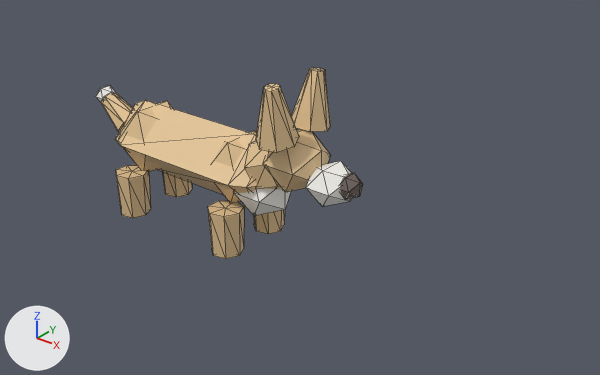
The glTF model public/studio/v2.15.0/d_corgi/model.glb, before and after one commit.
One viewpoint serves both versions: a 50 mm lens placed at (6.28, -6.02, 4.73), pointed at (1.24, 0.27, 0.83). Arrows for +X, +Y and +Z are at lower left; the lights stay in place. The older version comes first. Mesh edges are drawn as thin lines. Where no turn or scale is listed for an object, it has been applied to the vertices.

Before the edit, the objects in view are built like this:
```python
ob_part0 = bpy.data.objects.new('part0', me_geometry_0)
ob_part0.location = (0.0, 0.0, 0.0)
ob_part1 = bpy.data.objects.new('part1', me_geometry_1)
ob_part1.location = (0.0, 0.0, 0.0)
ob_part10 = bpy.data.objects.new('part10', me_geometry_10)
ob_part10.location = (0.0, 0.0, 0.0)
ob_part2 = bpy.data.objects.new('part2', me_geometry_2)
ob_part2.location = (0.0, 0.0, 0.0)
ob_part3 = bpy.data.objects.new('part3', me_geometry_3)
ob_part3.location = (0.0, 0.0, 0.0)
ob_part4 = bpy.data.objects.new('part4', me_geometry_4)
ob_part4.location = (0.0, 0.0, 0.0)
ob_part5 = bpy.data.objects.new('part5', me_geometry_5)
ob_part5.location = (0.0, 0.0, 0.0)
ob_part6 = bpy.data.objects.new('part6', me_geometry_6)
ob_part6.location = (0.0, 0.0, 0.0)
ob_part8 = bpy.data.objects.new('part8', me_geometry_8)
ob_part8.location = (0.0, 0.0, 0.0)
# also in view: 'part12' at (0.73, 0.35, 0.4); 'part13' at (0.73, -0.35, 0.4); 'part14' at (-0.77, 0.35, 0.4); 'part15' at (-0.77, -0.35, 0.4); 'part7' at (1.39, -0.26, 1.86)
```
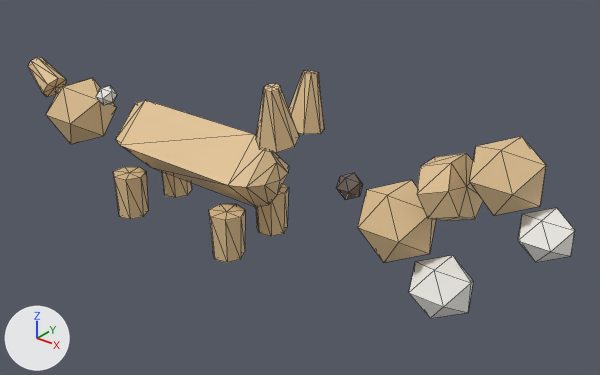
Diff of the bpy script that builds the scene:
```diff
--- a/public/studio/v2.15.0/d_corgi/model.glb.py
+++ b/public/studio/v2.15.0/d_corgi/model.glb.py
@@ me_geometry_1 @@
-me_geometry_1.from_pydata(...)  # 12 vertices, 20 faces; spans x -1.111..-0.329, y -0.366..0.366, z 0.617..1.383
+me_geometry_1.from_pydata(...)  # 12 vertices, 20 faces; spans x -2.476..-1.693, y -0.366..0.366, z 0.617..1.383
+# me_geometry_1 part 1: the whole mesh is moved by (-1.365, 0.0, 0.0)
 me_geometry_1.materials.append(mat_defaultmaterial_001)
@@ me_geometry_2 @@
-me_geometry_2.from_pydata(...)  # 12 vertices, 20 faces; spans x 0.294..1.026, y -0.34..0.34, z 0.643..1.357
+me_geometry_2.from_pydata(...)  # 12 vertices, 20 faces; spans x 2.279..3.011, y -0.34..0.34, z 0.643..1.357
+# me_geometry_2 part 2: the whole mesh is moved by (1.985, 0.0, 0.0)
 me_geometry_2.materials.append(mat_defaultmaterial_002)
@@ me_geometry_3 @@
-me_geometry_3.from_pydata(...)  # 12 vertices, 20 faces; spans x 0.662..1.258, y -0.281..0.281, z 0.576..1.104
+me_geometry_3.from_pydata(...)  # 12 vertices, 20 faces; spans x 2.865..3.46, y -0.281..0.281, z 0.209..0.737
+# me_geometry_3 part 3: the whole mesh is moved by (2.203, 0.0, -0.367)
 me_geometry_3.materials.append(mat_defaultmaterial_003)
@@ me_geometry_4 @@
-me_geometry_4.from_pydata(...)  # 16 vertices, 28 faces; spans x 0.88..1.391, y -0.292..0.292, z 0.841..1.491
+me_geometry_4.from_pydata(...)  # 16 vertices, 28 faces; spans x 2.922..3.433, y -0.292..0.292, z 1.167..1.816
+# me_geometry_4 part 4: the whole mesh is moved by (2.042, 0.0, 0.325)
 me_geometry_4.materials.append(mat_defaultmaterial_004)
@@ me_geometry_5 @@
-me_geometry_5.from_pydata(...)  # 12 vertices, 20 faces; spans x 1.105..1.735, y -0.306..0.306, z 1.002..1.598
+me_geometry_5.from_pydata(...)  # 12 vertices, 20 faces; spans x 3.371..4.001, y -0.306..0.306, z 1.481..2.076
+# me_geometry_5 part 5: the whole mesh is moved by (2.266, 0.0, 0.479)
 me_geometry_5.materials.append(mat_defaultmaterial_005)
@@ me_geometry_6 @@
-me_geometry_6.from_pydata(...)  # 16 vertices, 28 faces; spans x 1.182..1.6, y 0.048..0.472, z 1.548..2.173
+me_geometry_6.from_pydata(...)  # 16 vertices, 28 faces; spans x 1.111..1.529, y 0.033..0.457, z 1.508..2.133
+# me_geometry_6 part 6: the whole mesh is moved by (-0.071, -0.015, -0.04)
 me_geometry_6.materials.append(mat_defaultmaterial_006)
@@ me_geometry_8 @@
-me_geometry_8.from_pydata(...)  # 12 vertices, 20 faces; spans x 1.63..2.09, y -0.238..0.238, z 0.964..1.356
+me_geometry_8.from_pydata(...)  # 12 vertices, 20 faces; spans x 3.855..4.315, y -0.238..0.238, z 1.156..1.547
+# me_geometry_8 part 7: the whole mesh is moved by (2.225, 0.0, 0.191)
 me_geometry_8.materials.append(mat_defaultmaterial_008)
@@ me_geometry_10 @@
-me_geometry_10.from_pydata(...)  # 16 vertices, 28 faces; spans x -1.578..-1.055, y -0.175..0.175, z 0.909..1.389
+me_geometry_10.from_pydata(...)  # 16 vertices, 28 faces; spans x -3.016..-2.493, y -0.175..0.175, z 1.071..1.552
+# me_geometry_10 part 8: the whole mesh is moved by (-1.438, 0.0, 0.163)
 me_geometry_10.materials.append(mat_defaultmaterial_010)
@@ me_geometry_13 @@
-me_geometry_13.from_pydata(...)  # 16 vertices, 28 faces; spans x 0.54..0.92, y -0.545..-0.155, z 0.14..0.66
+me_geometry_13.from_pydata(...)  # 16 vertices, 28 faces; spans x 0.57..0.95, y -0.56..-0.17, z 0.115..0.635
+# me_geometry_13 part 9: the whole mesh is moved by (0.03, -0.015, -0.025)
 me_geometry_13.materials.append(mat_defaultmaterial_013)
@@ me_geometry_15 @@
-me_geometry_15.from_pydata(...)  # 16 vertices, 28 faces; spans x -0.96..-0.58, y -0.545..-0.155, z 0.14..0.66
+me_geometry_15.from_pydata(...)  # 16 vertices, 28 faces; spans x -0.991..-0.611, y -0.559..-0.169, z 0.117..0.637
+# me_geometry_15 part 10: the whole mesh is moved by (-0.031, -0.014, -0.023)
 me_geometry_15.materials.append(mat_defaultmaterial_015)
```

Location of each change, (x1, y1, x2, y2) in pixels of the pictures (600 x 375 px):
'part5', moved
    before: (263, 129, 330, 192)
    after: (469, 136, 546, 215)
'part2', moved
    before: (214, 131, 257, 202)
    after: (358, 180, 436, 262)
'part4', moved
    before: (244, 141, 283, 190)
    after: (417, 153, 483, 221)
'part3', moved
    before: (234, 189, 291, 216)
    after: (409, 255, 473, 318)
'part1', moved
    before: (119, 101, 173, 171)
    after: (46, 78, 117, 144)
'part8', moved
    before: (306, 161, 351, 206)
    after: (518, 208, 575, 262)
'part6', moved
    before: (292, 68, 330, 132)
    after: (289, 70, 324, 134)
'part13', moved
    before: (208, 201, 244, 259)
    after: (209, 204, 245, 262)
'part15', moved
    before: (116, 165, 151, 218)
    after: (113, 167, 148, 219)
'part10', moved
    before: (101, 93, 133, 132)
    after: (28, 57, 66, 97)
